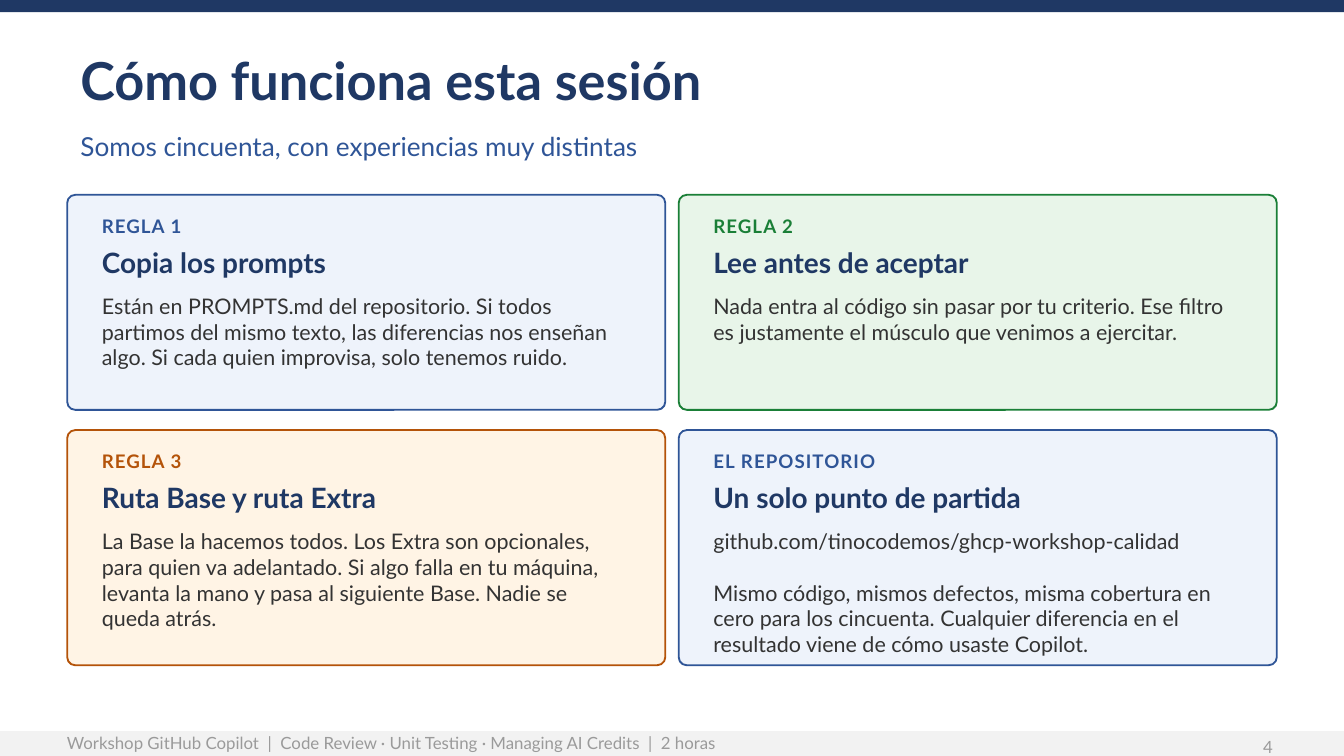
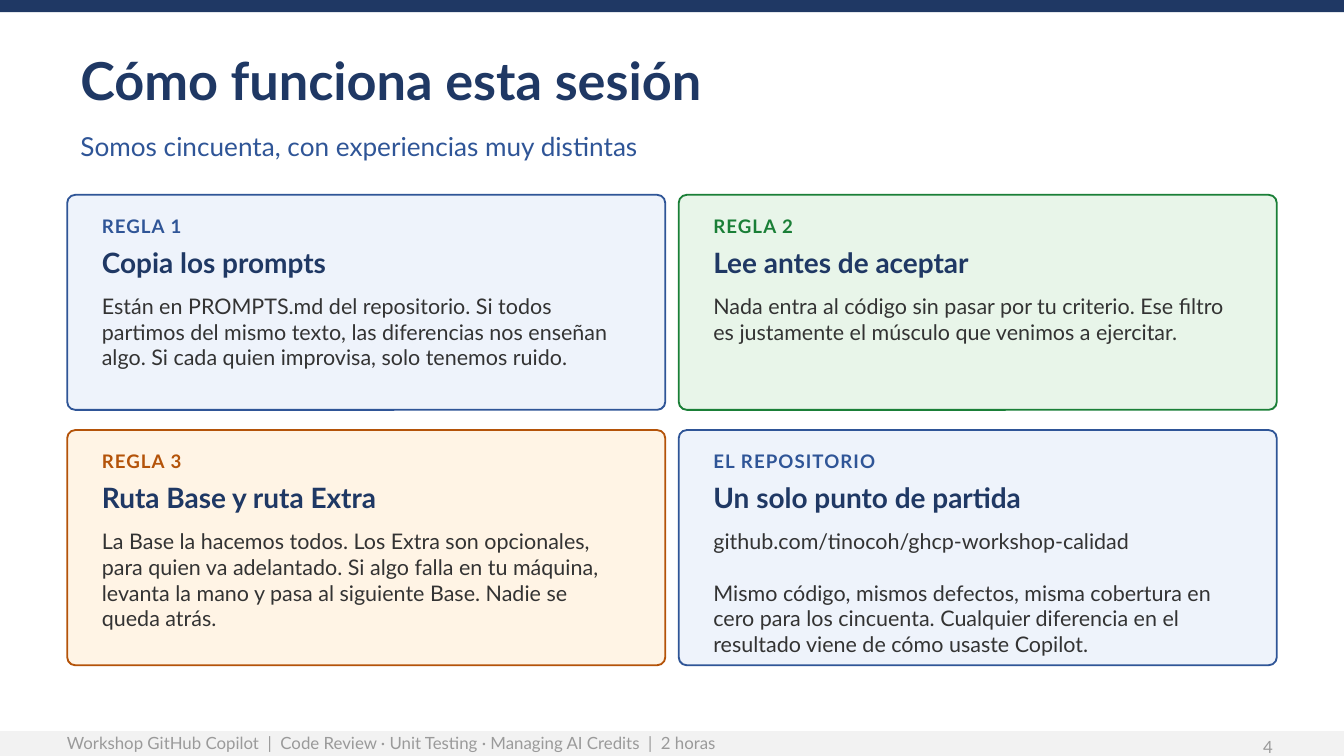
Before and after one commit to tinocoh/ghcp-workshop-calidad, a slide deck: slide 4 of guia-presentador/Workshop-Deck-Etapas.pptx. Drawn at 1344x756 pixels with LibreOffice and Linux fonts; fonts in the diff are those of the drawing. Boxes give left, top, right and bottom in pixels: in the first picture for what was removed or moved away, otherwise in the second. Text is boxed around its words. In the diff, an @@ line names an element or a change of style, - is before the commit and + after.

```diff
--- a/guia-presentador/Workshop-Deck-Etapas.pptx
+++ b/guia-presentador/Workshop-Deck-Etapas.pptx
@@ text at (x1=713, y1=533, x2=1129, y2=553): text changed @@
-github.com/tinocodemos/ghcp-workshop-calidad
+github.com/tinocoh/ghcp-workshop-calidad
```
Also in this commit, not shown: 1 other slide changed, 5 other files.
